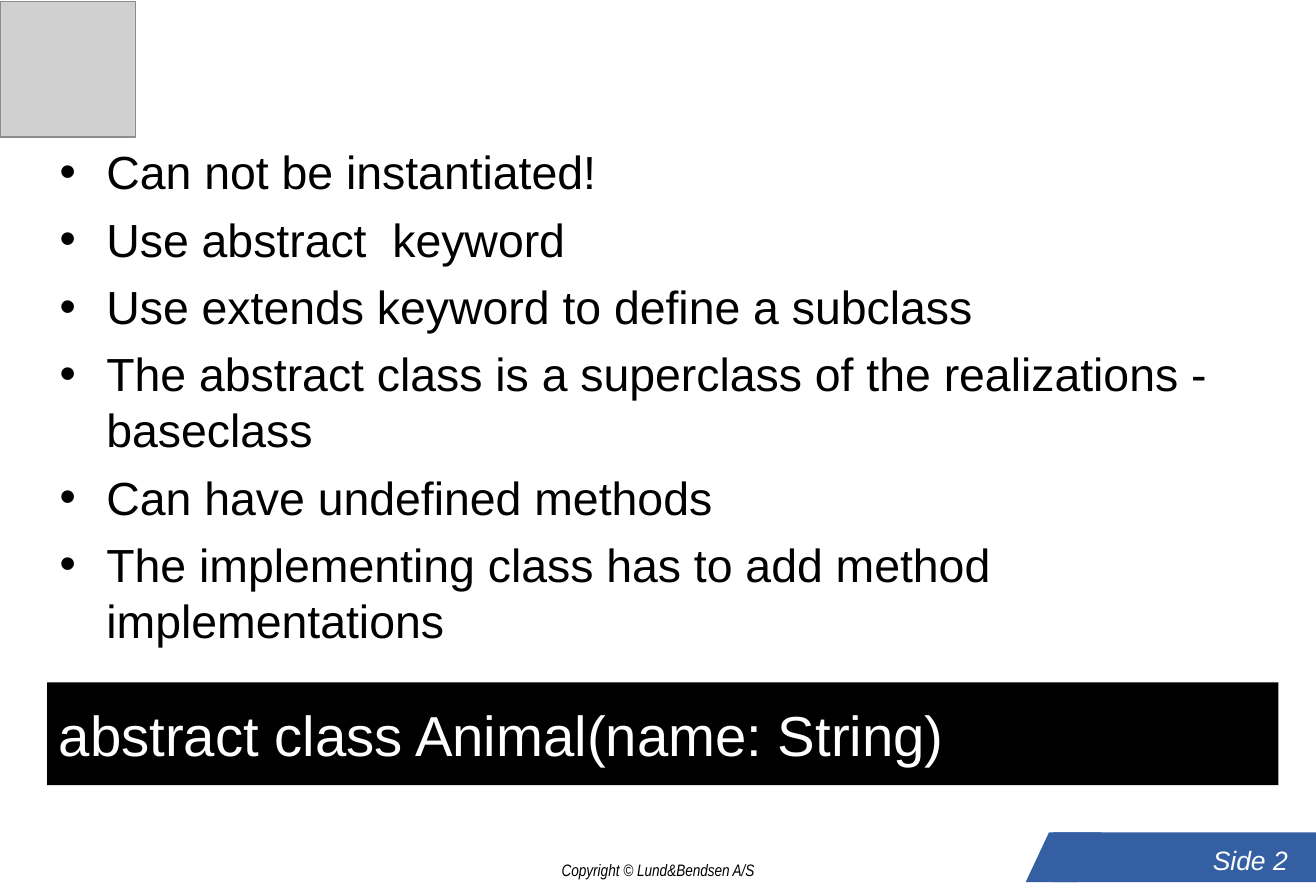
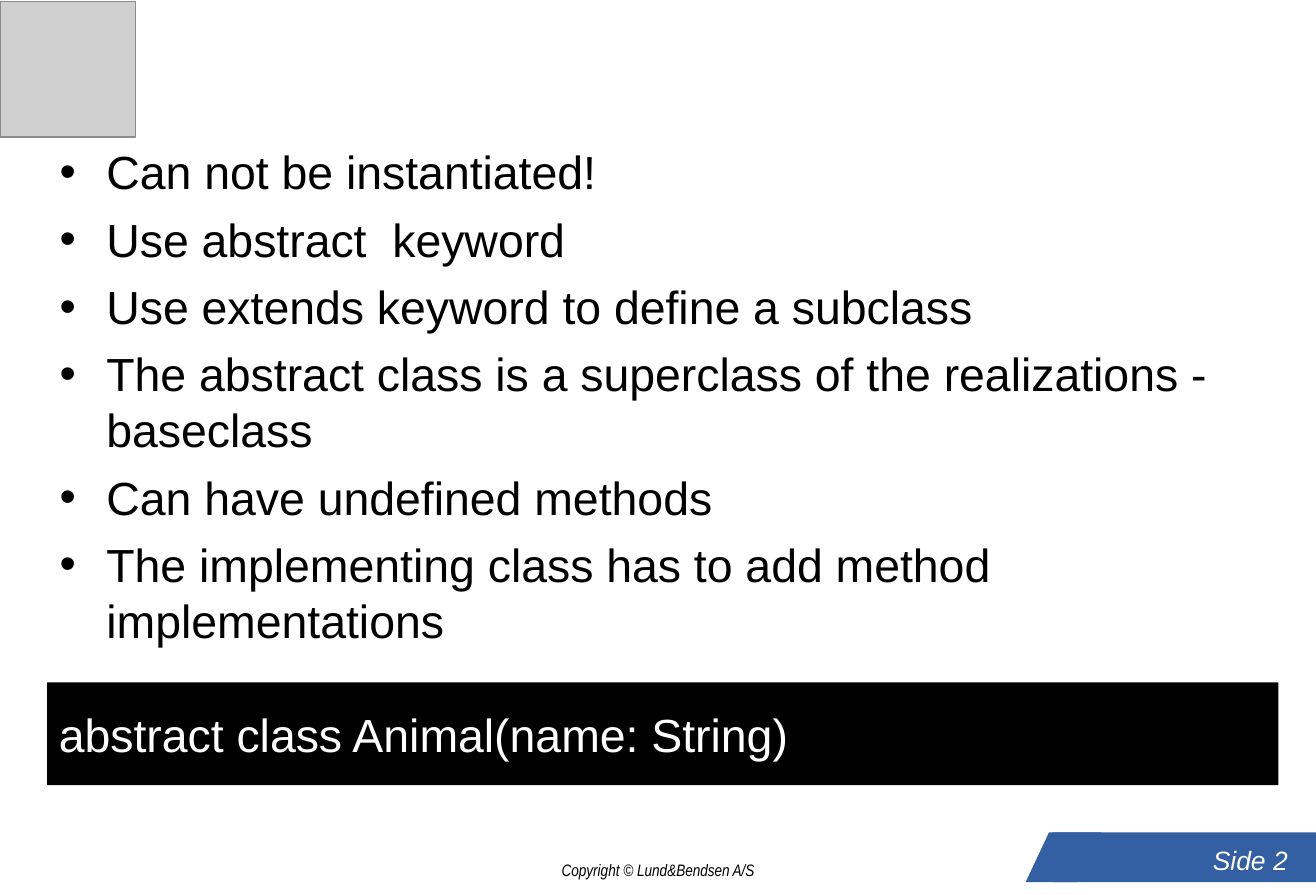
Before and after one commit to LundOgBendsen/LBE2921-Scala, a slide deck: slide 2 of slides/06_class_hierarchies.ppt. Drawn at 1316x895 pixels with LibreOffice and Linux fonts; fonts in the diff are those of the drawing; grey boxes stand for pictures; background and template pictures are left out. Boxes give left, top, right and bottom in pixels: in the first picture for what was removed or moved away, otherwise in the second. Text is boxed around its words. In the diff, an @@ line names an element or a change of style, - is before the commit and + after.

```diff
--- a/slides/06_class_hierarchies.ppt
+++ b/slides/06_class_hierarchies.ppt
@@ rectangle "abstract class Animal(name: String)" at <box>47,683,1279,786</box>: size 34 to 28 pt; less space between paragraphs @@
```
Also in this commit, not shown: 4 other slides changed, 7 other files.
